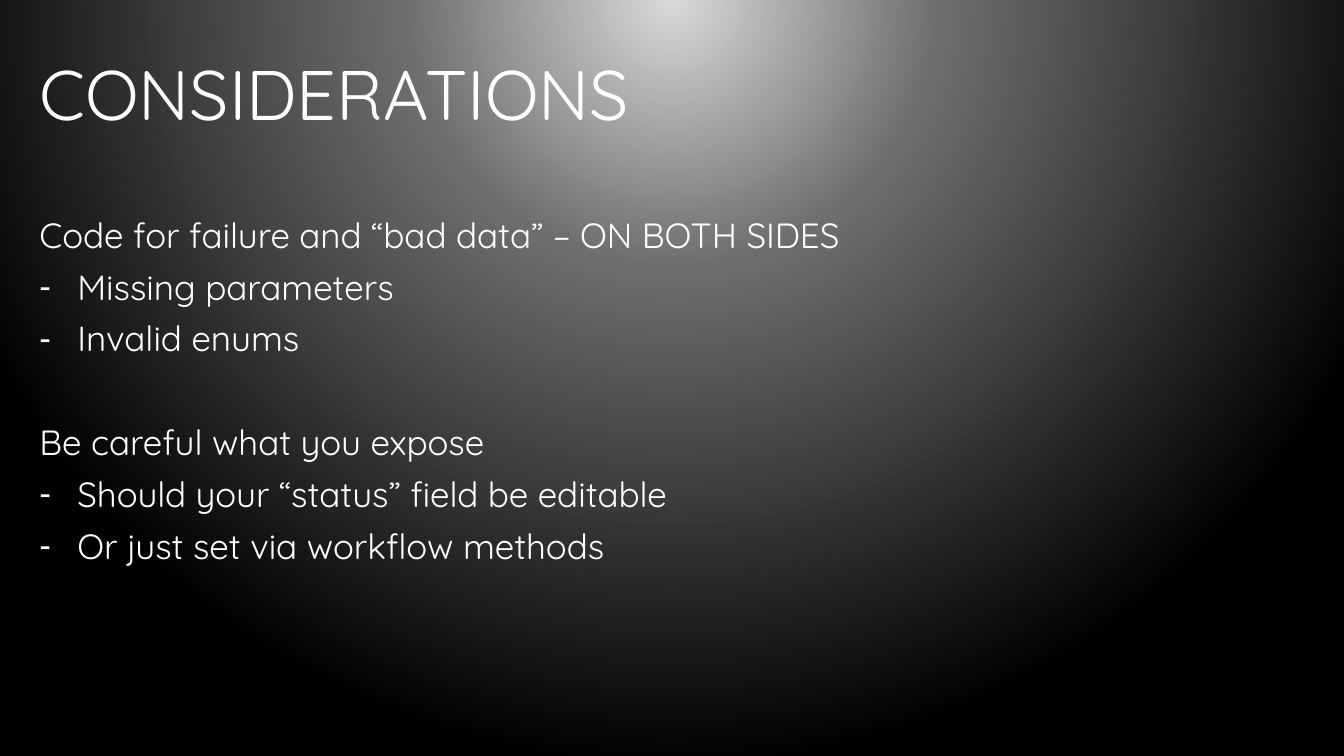
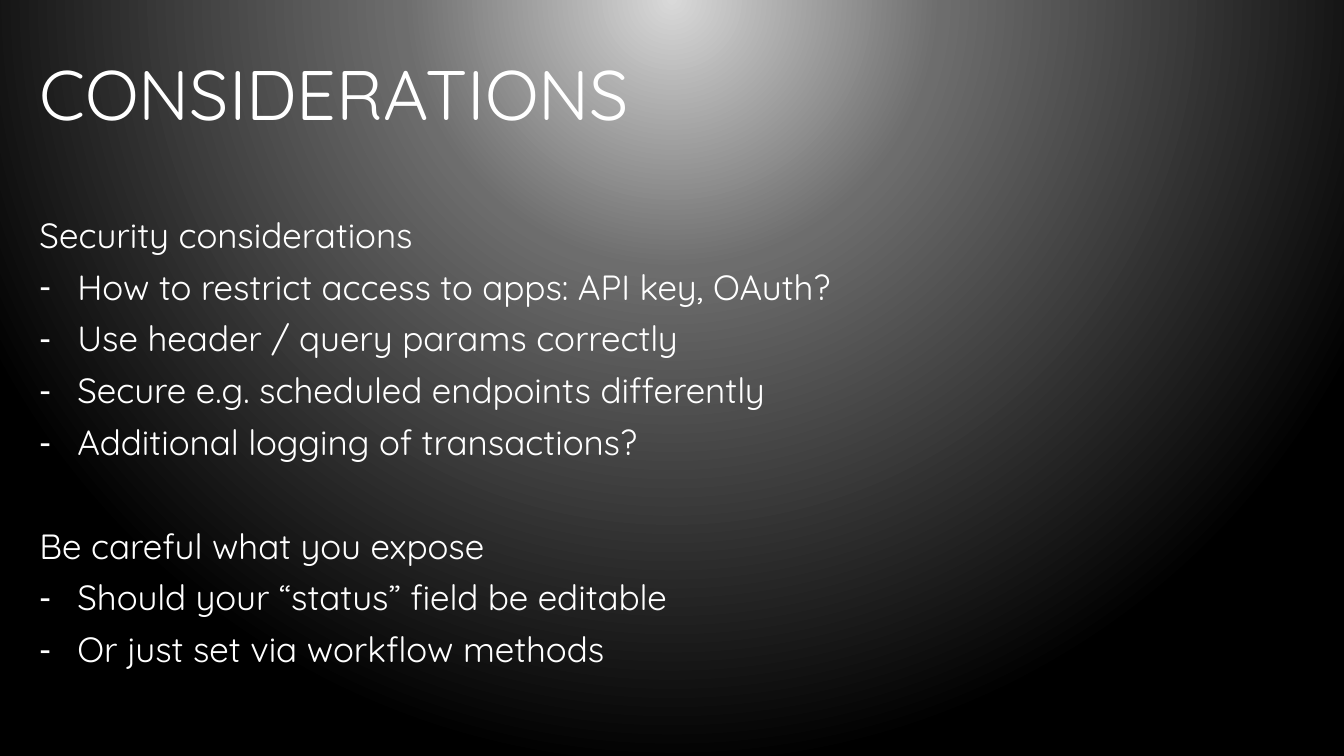
Before and after one commit to bleedingcode/domino-js-masterclass, a slide deck: slide 14 of presentation/8598 Domino and JS.pptx (slide 13 before the commit). Drawn at 1344x756 pixels with LibreOffice and Linux fonts; fonts in the diff are those of the drawing; background and template pictures are left out. Boxes give left, top, right and bottom in pixels: in the first picture for what was removed or moved away, otherwise in the second. Text is boxed around its words. In the diff, an @@ line names an element or a change of style, - is before the commit and + after.

Commit message:
Updated additional slides on longer dev, API first, secuuring endpoints

```diff
--- a/presentation/8598 Domino and JS.pptx
+++ b/presentation/8598 Domino and JS.pptx
@@ text at <box>39,222,830,462</box>: text changed @@
-Code for failure and “bad data” – ON BOTH SIDES
-– Missing parameters
-– Invalid enums
+Security considerations
+– How to restrict access to apps: API key, OAuth?
+– Use header / query params correctly
+– Secure e.g. scheduled endpoints differently
+– Additional logging of transactions?
```
Also in this commit, not shown: 1 slide added.
